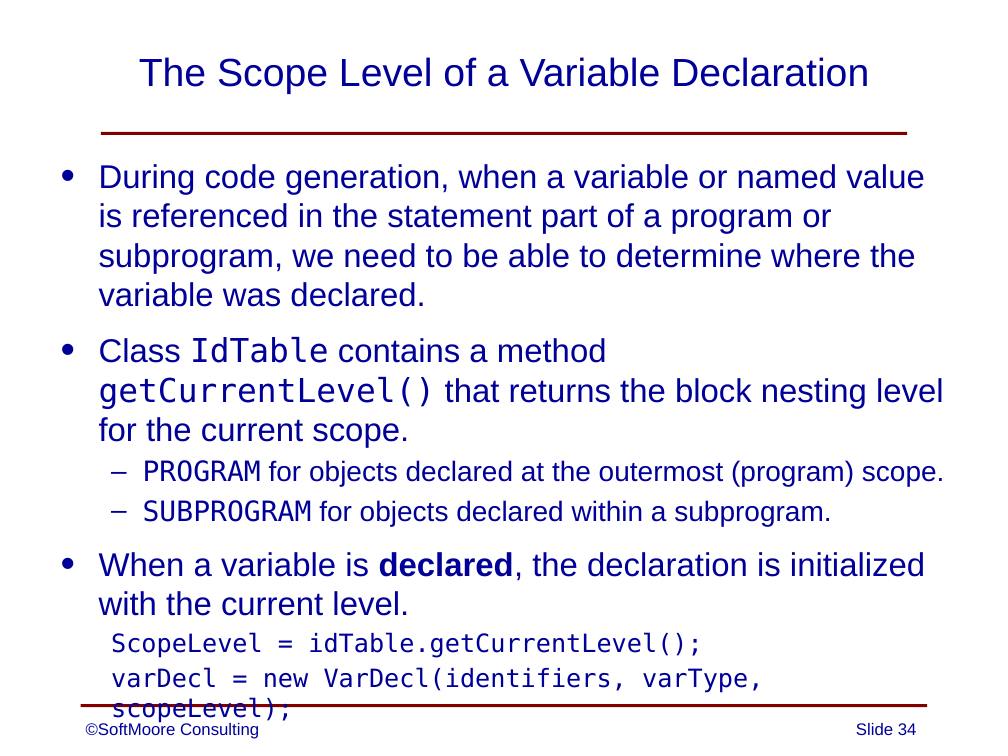
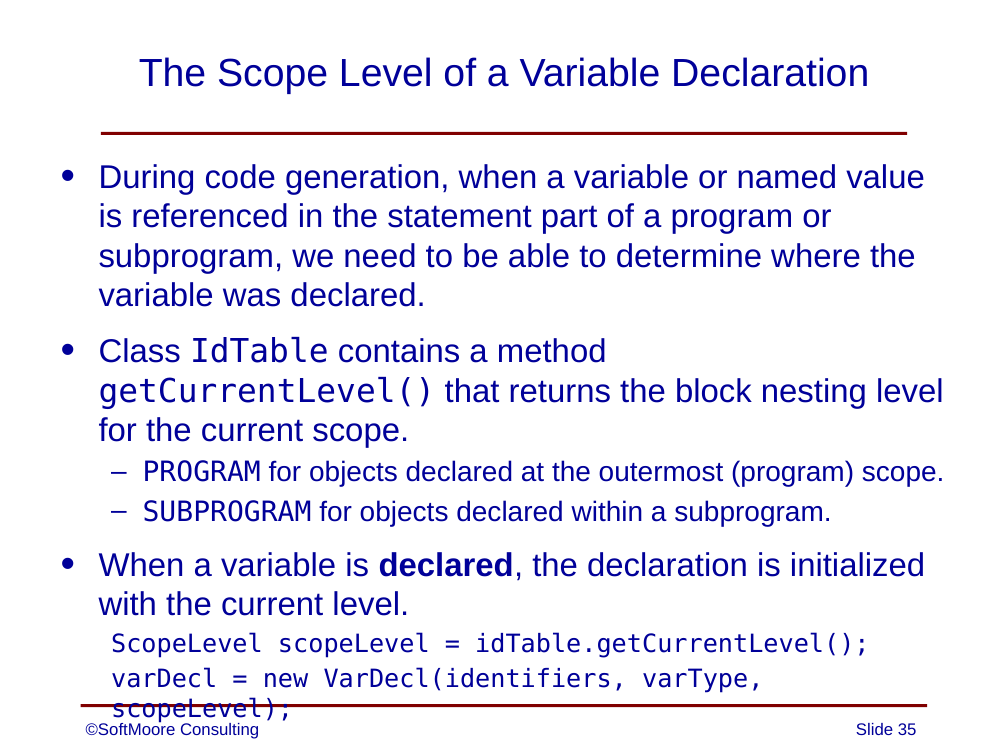
Before and after one commit to SoftMoore/CPRL, a slide deck: slide 35 of PowerPoint Slides/08 - Abstract Syntax Trees.pptx (slide 34 before the commit). Drawn at 1008x756 pixels with LibreOffice and Linux fonts; fonts in the diff are those of the drawing. Boxes give left, top, right and bottom in pixels: in the first picture for what was removed or moved away, otherwise in the second. Text is boxed around its words. In the diff, an @@ line names an element or a change of style, - is before the commit and + after.

```diff
--- a/PowerPoint Slides/08 - Abstract Syntax Trees.pptx
+++ b/PowerPoint Slides/08 - Abstract Syntax Trees.pptx
@@ text at (x1=111, y1=632, x2=869, y2=658): text changed @@
-  ScopeLevel = idTable.getCurrentLevel();
+  ScopeLevel scopeLevel = idTable.getCurrentLevel();
@@ page number at (x1=856, y1=723, x2=917, y2=735): text changed @@
-Slide 34
+Slide 35
```
Also in this commit, not shown: 9 other slides changed, 1 slide added, 18 other files.
